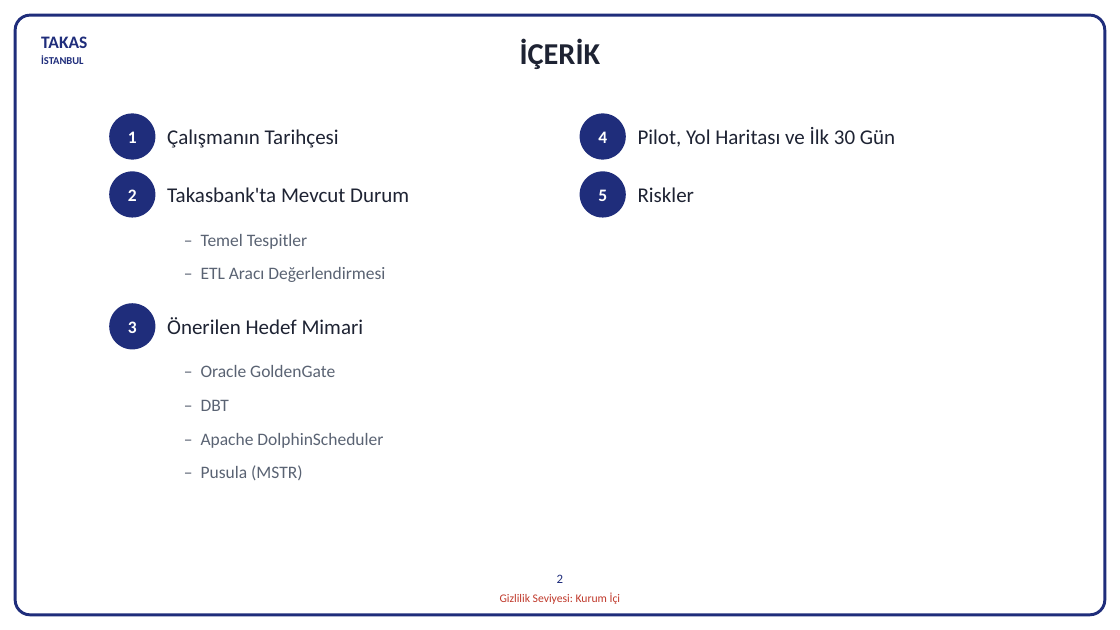
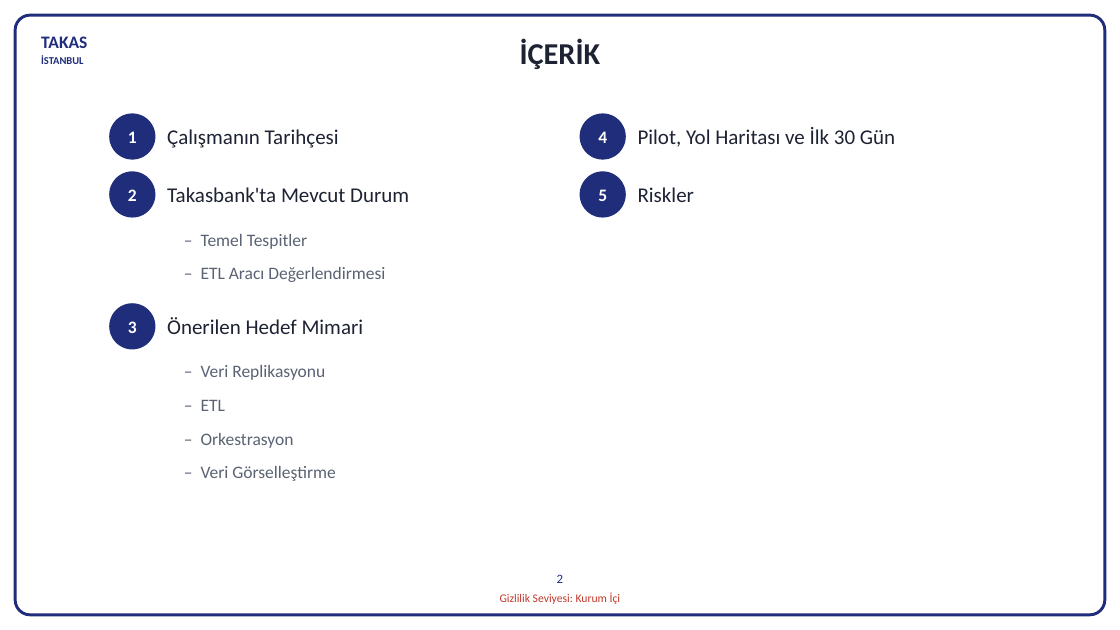
Before and after one commit to hanifidemirel0/Cursor-Projects, a slide deck: slide 2 of outputs/dwh-sunum-kasim-2026/5 - DWHSunum_Kasim2026.pptx. Drawn at 1120x630 pixels with LibreOffice and Linux fonts; fonts in the diff are those of the drawing. Boxes give left, top, right and bottom in pixels: in the first picture for what was removed or moved away, otherwise in the second. Text is boxed around its words. In the diff, an @@ line names an element or a change of style, - is before the commit and + after.

```diff
--- a/outputs/dwh-sunum-kasim-2026/5 - DWHSunum_Kasim2026.pptx
+++ b/outputs/dwh-sunum-kasim-2026/5 - DWHSunum_Kasim2026.pptx
@@ text at (201,365,325,380): text changed @@
-– Oracle GoldenGate
+– Veri Replikasyonu
@@ text at (201,400,225,411): text changed @@
-– DBT
+– ETL
@@ text at (201,433,294,448): text changed @@
-– Apache DolphinScheduler
+– Orkestrasyon
@@ text at (201,466,335,481): text changed @@
-– Pusula (MSTR)
+– Veri Görselleştirme
```
Also in this commit, not shown: 3 other files.
